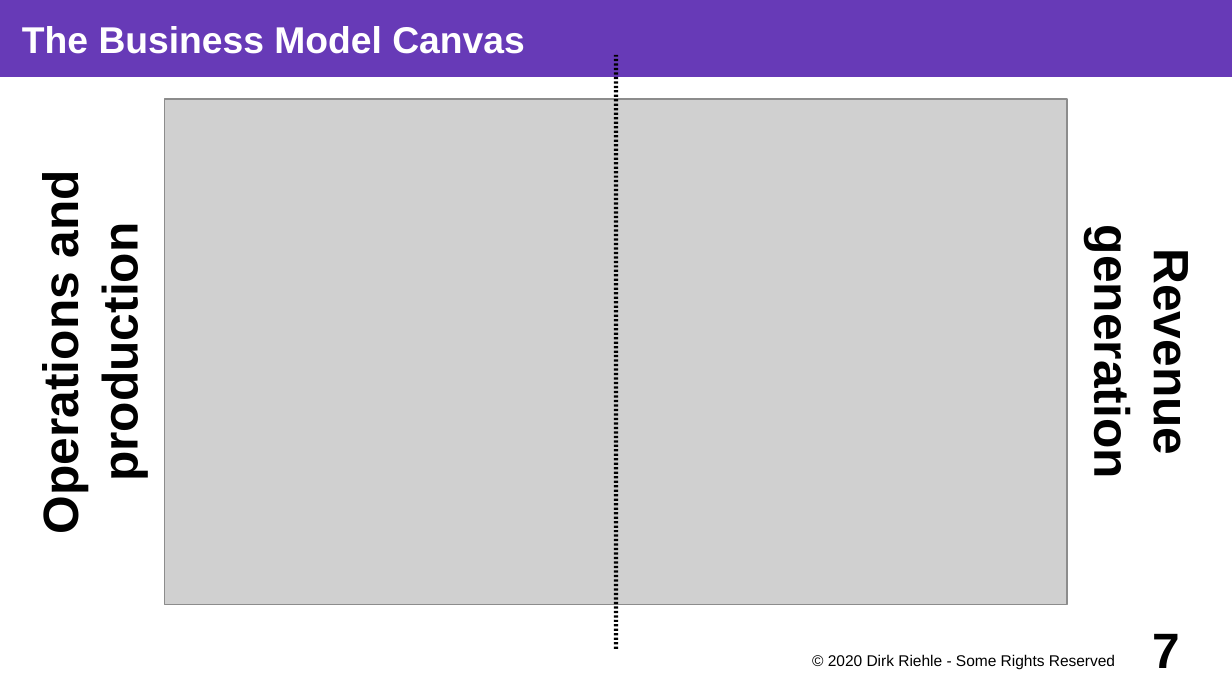
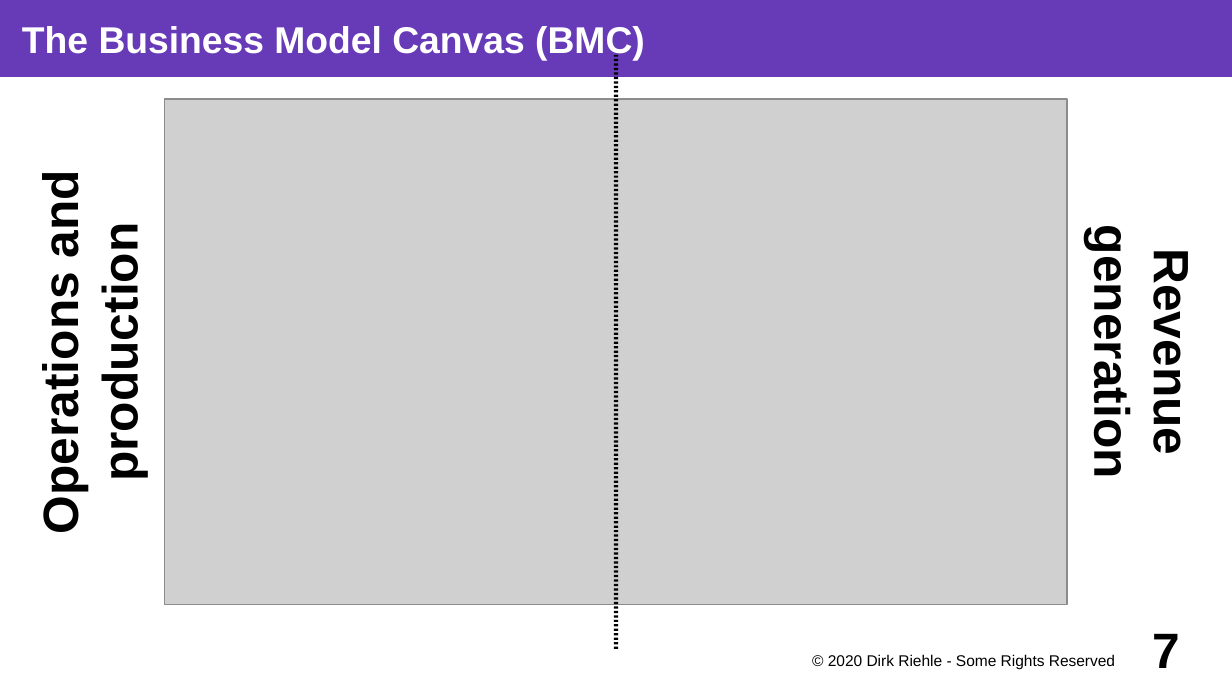
Before and after one commit to dirkriehle/coss-course, a slide deck: slide 7 of Lecture slides/COSS B04 - Business Models.odp. Drawn at 1232x693 pixels with LibreOffice and Linux fonts; fonts in the diff are those of the drawing; grey boxes stand for pictures. Boxes give left, top, right and bottom in pixels: in the first picture for what was removed or moved away, otherwise in the second. Text is boxed around its words. In the diff, an @@ line names an element or a change of style, - is before the commit and + after.

```diff
--- a/Lecture slides/COSS B04 - Business Models.odp
+++ b/Lecture slides/COSS B04 - Business Models.odp
@@ title at (22, 26, 645, 61): text changed @@
-The Business Model Canvas
+The Business Model Canvas (BMC)
```
Also in this commit, not shown: 3 other slides changed, 3 slides removed, 15 other files.
